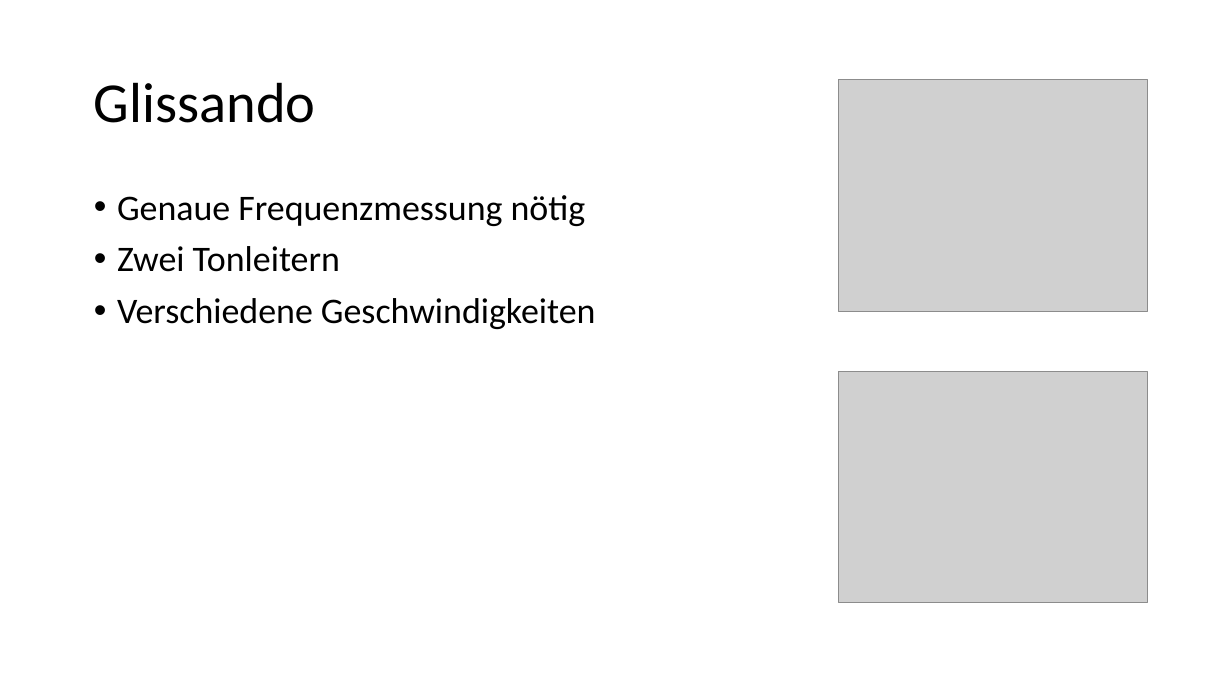
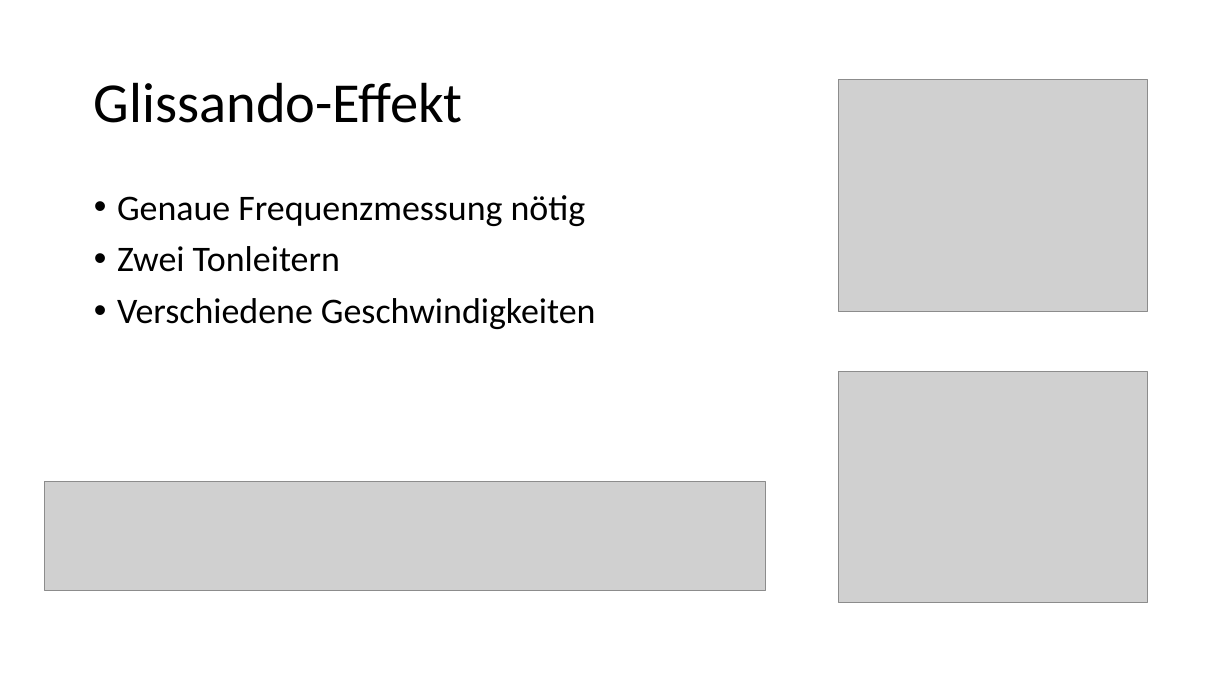
Before and after one commit to aeschi2305/FachberichtDigitalesThereminP6, a slide deck: slide 7 of Praesi/Digitales Theremin.pptx. Drawn at 1232x693 pixels with LibreOffice and Linux fonts; fonts in the diff are those of the drawing; grey boxes stand for pictures. Boxes give left, top, right and bottom in pixels: in the first picture for what was removed or moved away, otherwise in the second. Text is boxed around its words. In the diff, an @@ line names an element or a change of style, - is before the commit and + after.

```diff
--- a/Praesi/Digitales Theremin.pptx
+++ b/Praesi/Digitales Theremin.pptx
@@ title at bbox=[94, 82, 463, 123]: text changed @@
-Glissando
+Glissando-Effekt
@@ picture added at bbox=[44, 482, 765, 590] @@
```
Also in this commit, not shown: 5 other slides changed, 14 other files.
